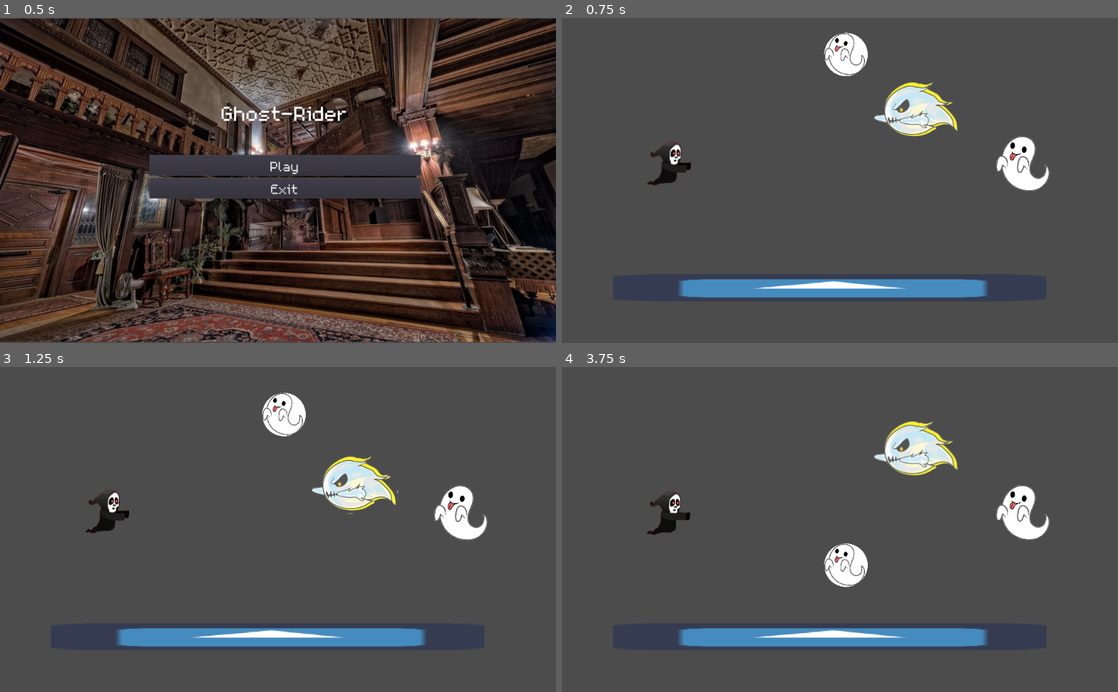
Above: before the commit, frames 1-4 (two rows, left to right).
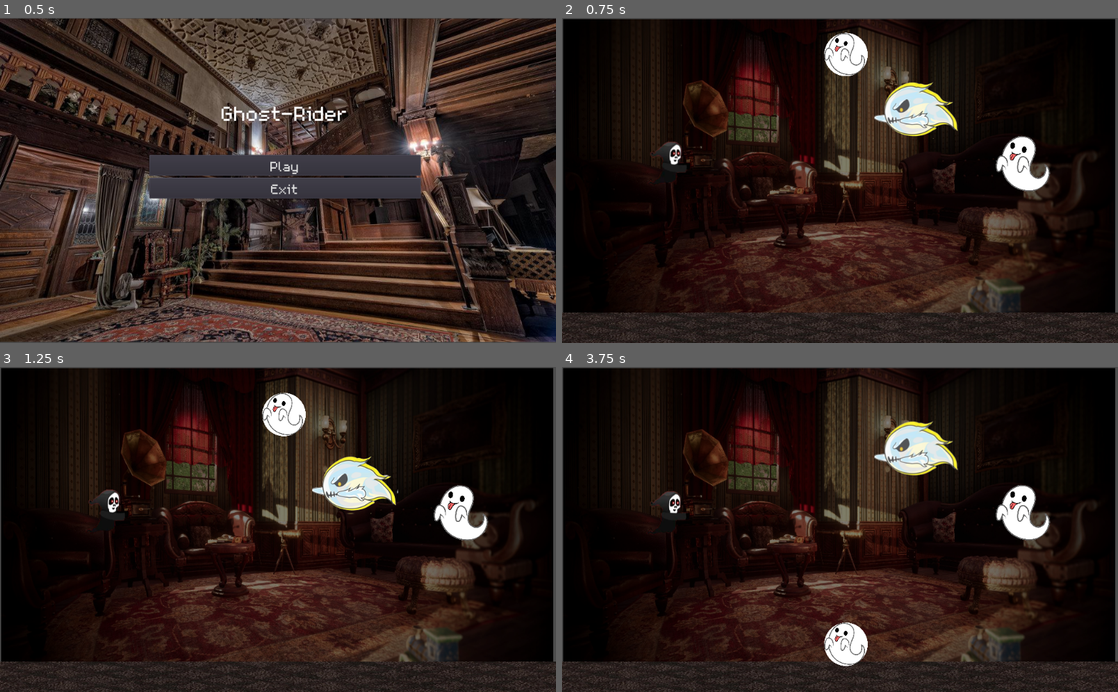
Above: after the commit, the same moments.

Repository: AgustinVal/Ghost-Rider
Game: Godot game, scene res://scenes/MainMenu.tscn
Same seed, same stepped clock (60 frames per second), same inputs: the game is played once before the commit and once after it. The engine's default icon, where the game draws it, is replaced by a stand-in: a white triangle on a blue panel in a dark square.
Inputs:
- Up to frame 1 (0.5 s): no input
- Up to frame 2 (0.75 s): click "Play" at 0.5 s
- Up to frame 3 (1.25 s): no input
- Up to frame 4 (3.75 s): no input

Frame 1 is identical in both runs. In frame 2, 94% of the frame differs, in the area x 0-100%, y 0-100%; in frame 3, 94%; in frame 4, 95%.

Commit message:
agrega fondo y floor

Diff:
--- /dev/null
+++ b/Ghost_Rider/scenes/Floor1.tscn
@@ -0,0 +1,18 @@
+[gd_scene load_steps=3 format=2]
+
+[ext_resource path="res://img/Fondos/floor1.png" type="Texture" id=1]
+
+[sub_resource type="RectangleShape2D" id=1]
+extents = Vector2( 712.5, 43 )
+
+[node name="Floor1" type="StaticBody2D"]
+__meta__ = {
+"_edit_group_": true
+}
+
+[node name="CollisionShape2D" type="CollisionShape2D" parent="."]
+shape = SubResource( 1 )
+
+[node name="Sprite" type="Sprite" parent="."]
+scale = Vector2( 1, 0.204167 )
+texture = ExtResource( 1 )
--- a/Ghost_Rider/scenes/Main.tscn
+++ b/Ghost_Rider/scenes/Main.tscn
@@ -1,6 +1,6 @@
-[gd_scene load_steps=19 format=2]
+[gd_scene load_steps=18 format=2]
 
-[ext_resource path="res://img/icon.png" type="Texture" id=1]
+[ext_resource path="res://img/Fondos/image.png" type="Texture" id=1]
 [ext_resource path="res://img/2093-modified.png" type="Texture" id=2]
 [ext_resource path="res://scenes/Ghost_Intro.tscn" type="PackedScene" id=3]
 [ext_resource path="res://img/Player/06.png" type="Texture" id=4]
@@ -12,12 +12,7 @@
 [ext_resource path="res://img/Player/04.png" type="Texture" id=10]
 [ext_resource path="res://img/Player/05.png" type="Texture" id=11]
 [ext_resource path="res://scenes/Boss1.tscn" type="PackedScene" id=12]
-
-[sub_resource type="PhysicsMaterial" id=3]
-bounce = 1.0
-
-[sub_resource type="RectangleShape2D" id=1]
-extents = Vector2( 400, 25 )
+[ext_resource path="res://scenes/Floor1.tscn" type="PackedScene" id=13]
 
 [sub_resource type="CircleShape2D" id=2]
 radius = 40.0
@@ -54,21 +49,8 @@
 
 [node name="Main" type="Node2D"]
 
-[node name="StaticBody2D" type="StaticBody2D" parent="."]
-position = Vector2( 493, 497 )
-physics_material_override = SubResource( 3 )
-__meta__ = {
-"_edit_group_": true
-}
-
-[node name="CollisionShape2D" type="CollisionShape2D" parent="StaticBody2D"]
-position = Vector2( 0.5, -0.5 )
-shape = SubResource( 1 )
-
-[node name="Sprite" type="Sprite" parent="StaticBody2D"]
-position = Vector2( 1.52588e-05, 1 )
-scale = Vector2( 12.4687, 0.78125 )
-texture = ExtResource( 1 )
+[node name="Floor1" parent="." instance=ExtResource( 13 )]
+position = Vector2( 484, 593 )
 
 [node name="Camera2D" type="Camera2D" parent="."]
 visible = false
@@ -112,3 +94,9 @@
 animation = "stay"
 frame = 5
 playing = true
+
+[node name="Image" type="Sprite" parent="."]
+position = Vector2( 510.5, 301 )
+scale = Vector2( 0.397266, 0.483428 )
+z_index = -1
+texture = ExtResource( 1 )
Binary file added: Ghost_Rider/img/Fondos/floor1.png
Not shown, added: Ghost_Rider/img/Fondos/floor1.png.import
